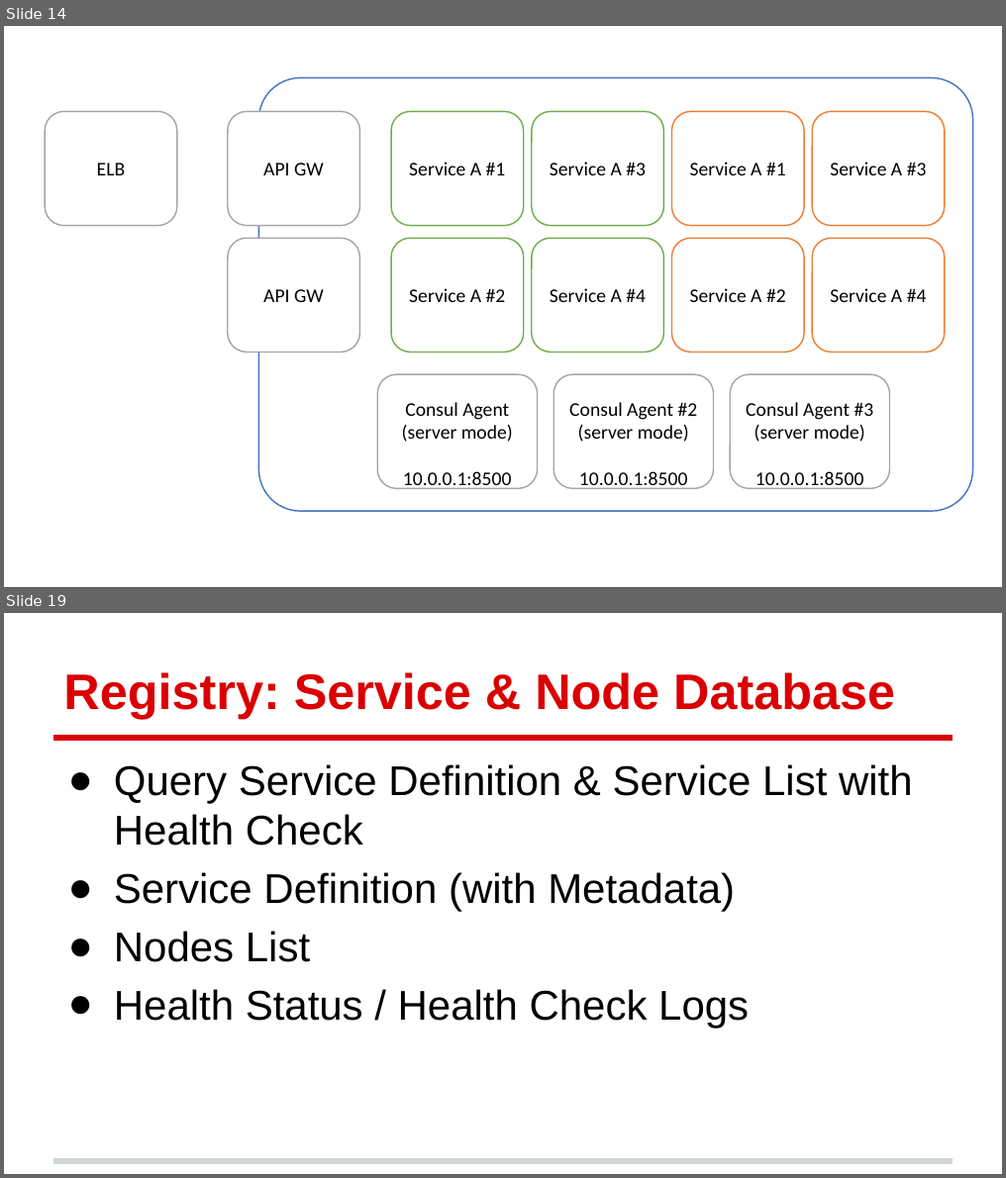
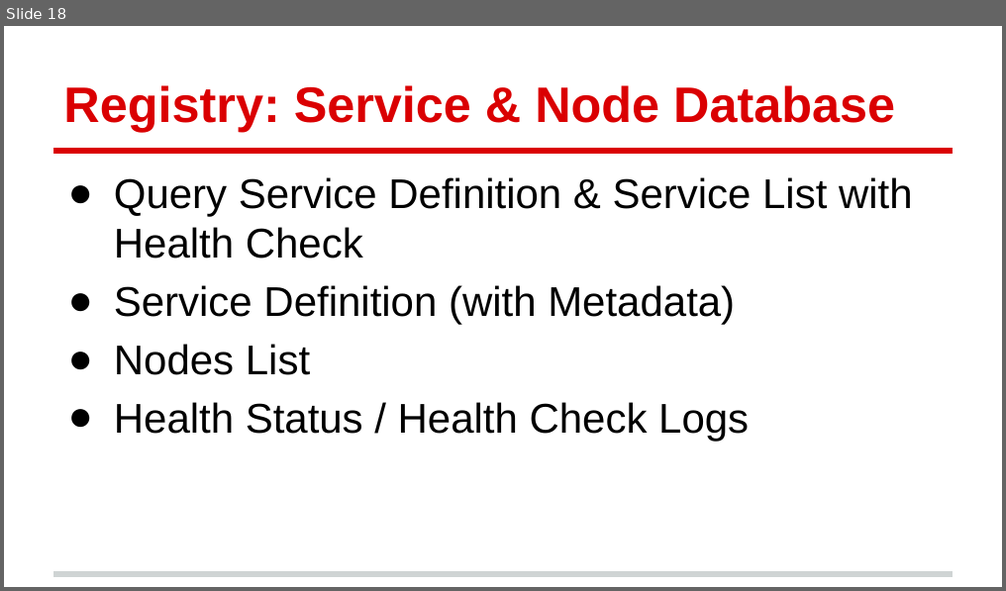
Before and after one commit to andrew0928/Meetup, a slide deck: 20180911.DevOpsDaysTaipei2018/Andrew-ServiceDiscovery (簡報).pptx. Shown one above the other, each under a label of ours: slides 14 and 19 before the commit, slide 18 after it; the slides between them are not shown. The pictures are 1006x1178 and 1006x591 pixels, drawn with LibreOffice and Linux fonts; fonts in the diff are those of the drawing; background and template pictures are left out. Boxes give left, top, right and bottom in pixels: in the first picture for what was removed or moved away, otherwise in the second. Text is boxed around its words. In the diff, an @@ line names an element or a change of style, - is before the commit and + after.

```diff
--- a/20180911.DevOpsDaysTaipei2018/Andrew-ServiceDiscovery (簡報).pptx
+++ b/20180911.DevOpsDaysTaipei2018/Andrew-ServiceDiscovery (簡報).pptx
@@ slide 14 removed at <box>4,26,1002,587</box>, background #FFFFFF @@
@@ rounded rectangle removed at <box>258,77,972,511</box> @@
@@ rounded rectangle removed at <box>45,112,177,226</box> @@
-ELB
@@ rounded rectangle removed at <box>228,112,360,226</box> @@
-API GW
@@ rounded rectangle removed at <box>391,112,524,226</box> @@
-Service A #1
@@ rounded rectangle removed at <box>532,112,664,226</box> @@
-Service A #3
@@ rounded rectangle removed at <box>671,112,804,226</box> @@
-Service A #1
@@ rounded rectangle removed at <box>812,112,945,226</box> @@
-Service A #3
@@ rounded rectangle removed at <box>228,239,360,353</box> @@
-API GW
@@ rounded rectangle removed at <box>391,239,524,353</box> @@
-Service A #2
@@ rounded rectangle removed at <box>532,239,664,353</box> @@
-Service A #4
@@ rounded rectangle removed at <box>671,239,804,353</box> @@
-Service A #2
@@ rounded rectangle removed at <box>812,239,945,353</box> @@
-Service A #4
@@ rounded rectangle removed at <box>377,374,537,488</box> @@
-Consul Agent
-(server mode)
-10.0.0.1:8500
@@ rounded rectangle removed at <box>553,374,714,488</box> @@
-Consul Agent #2
-(server mode)
-10.0.0.1:8500
@@ rounded rectangle removed at <box>730,374,889,488</box> @@
-Consul Agent #3
-(server mode)
-10.0.0.1:8500
@@ what was slide 19 is now slide 18 @@
```
Also in this commit, not shown: 3 slides changed, 6 slides added, 2 other slides removed.
